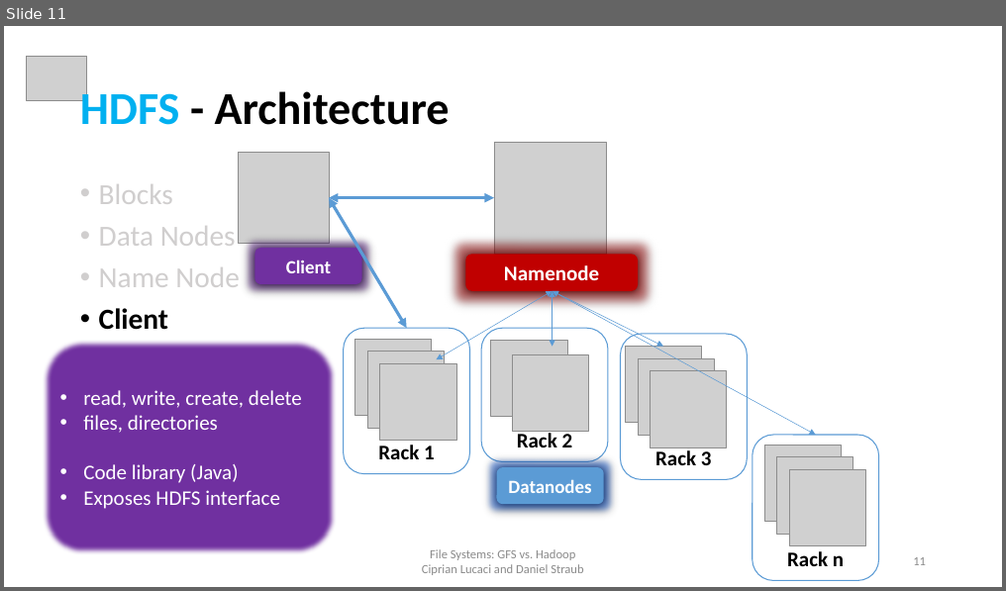
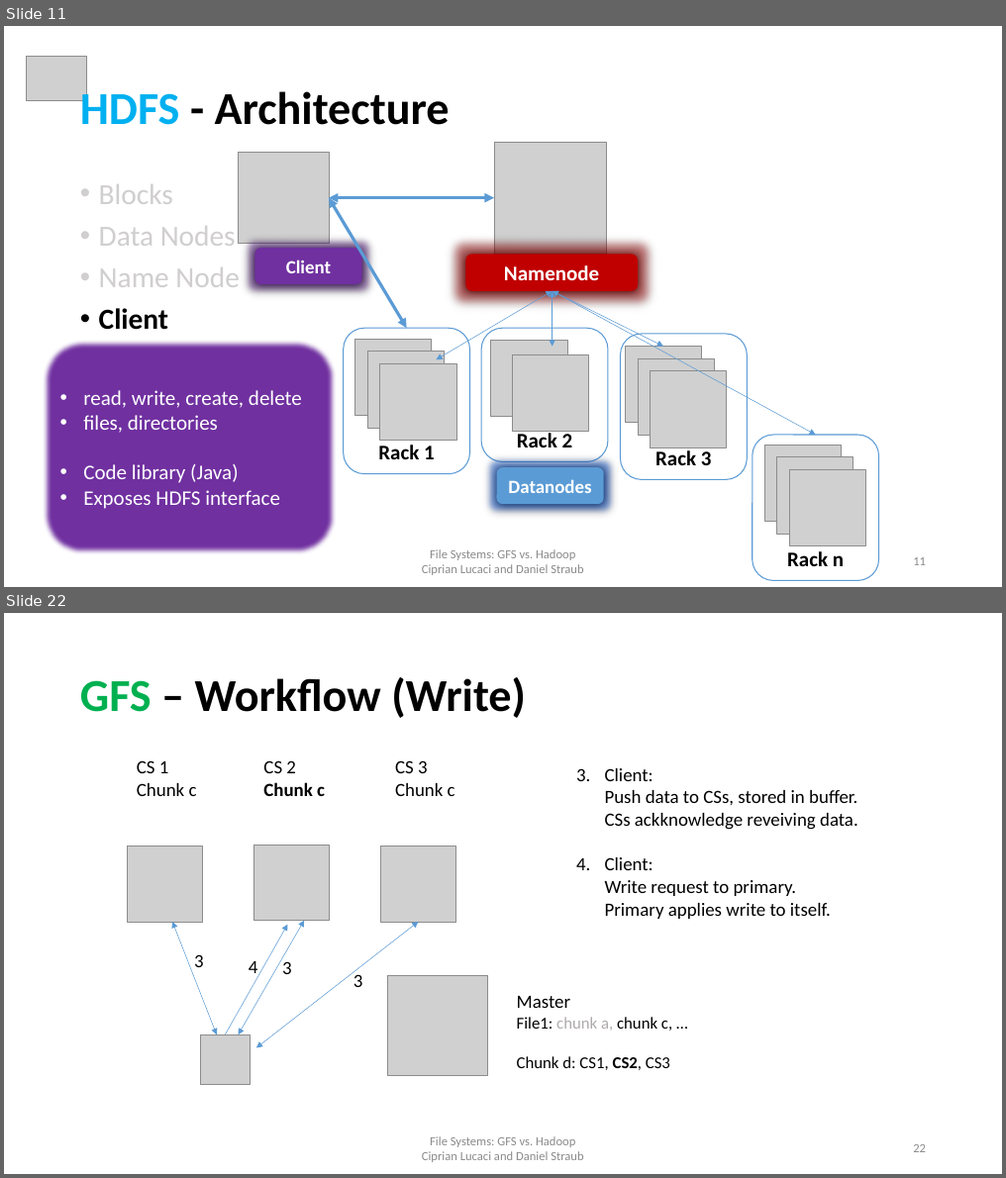
Before and after one commit to cipri7329/ss15-seminar, a slide deck: Presentation/DistributedFileSystems_Cipri.pptx. Shown one above the other, each under a label of ours: slide 11 before the commit, slides 11 and 22 after it; the slides between them are not shown. The pictures are 1006x591 and 1006x1178 pixels, drawn with LibreOffice and Linux fonts; fonts in the diff are those of the drawing; grey boxes stand for pictures; background and template pictures are left out. Boxes give left, top, right and bottom in pixels: in the first picture for what was removed or moved away, otherwise in the second. Text is boxed around its words. In the diff, an @@ line names an element or a change of style, - is before the commit and + after.

```diff
--- a/Presentation/DistributedFileSystems_Cipri.pptx
+++ b/Presentation/DistributedFileSystems_Cipri.pptx
@@ slide 22 added at (x1=4, y1=613, x2=1002, y2=1174), background #FFFFFF @@
@@ title added at (x1=80, y1=677, x2=526, y2=718), 44 pt, text #000000, bold @@
+GFS – Workflow (Write)
@@ text added at (x1=137, y1=761, x2=197, y2=796), 18 pt, text #000000 @@
+CS 1
+Chunk c
@@ text added at (x1=263, y1=761, x2=325, y2=796), 18 pt, text #000000, bold @@
+CS 2
+Chunk c
@@ text added at (x1=395, y1=761, x2=455, y2=796), 18 pt, text #000000 @@
+CS 3
+Chunk c
@@ text added at (x1=605, y1=768, x2=858, y2=919), 18 pt, text #000000 @@
+3. Client:
+   Push data to CSs, stored in buffer.
+   CSs ackknowledge reveiving data.
+4. Client:
+   Write request to primary.
+   Primary applies write to itself.
@@ picture added at (x1=128, y1=847, x2=203, y2=922) @@
@@ picture added at (x1=253, y1=845, x2=329, y2=921) @@
@@ picture added at (x1=380, y1=847, x2=456, y2=922) @@
@@ double arrow added from (172, 922) to (217, 1035), #5B9BD5 0.5 pt @@
@@ arrow added from (225, 1035) to (288, 925), #5B9BD5 0.5 pt @@
@@ double arrow added from (304, 921) to (239, 1035), #5B9BD5 0.5 pt @@
@@ double arrow added from (419, 922) to (256, 1048), #5B9BD5 0.5 pt @@
@@ text added at (x1=194, y1=955, x2=204, y2=967), 18 pt, text #000000 @@
+3
@@ text added at (x1=249, y1=961, x2=258, y2=979), 18 pt, text #000000 @@
+4
@@ text added at (x1=282, y1=961, x2=292, y2=974), 18 pt, text #000000 @@
+3
@@ text added at (x1=353, y1=974, x2=363, y2=987), 18 pt, text #000000 @@
+3
@@ picture added at (x1=388, y1=976, x2=488, y2=1076) @@
@@ text added at (x1=517, y1=996, x2=672, y2=1070), 16 pt, text #000000 @@
+Master
+File1: chunk a, chunk c, …
+Chunk d: CS1, CS2, CS3
@@ picture added at (x1=200, y1=1035, x2=251, y2=1085) @@
@@ text added at (x1=422, y1=1137, x2=583, y2=1162), 12 pt, text #8C8C8C @@
+File Systems: GFS vs. Hadoop
+Ciprian Lucaci and Daniel Straub
@@ page number added at (x1=913, y1=1145, x2=926, y2=1153), 12 pt, text #8C8C8C @@
+22
```
Also in this commit, not shown: 6 slides changed, 14 other slides added, 3 other files.
